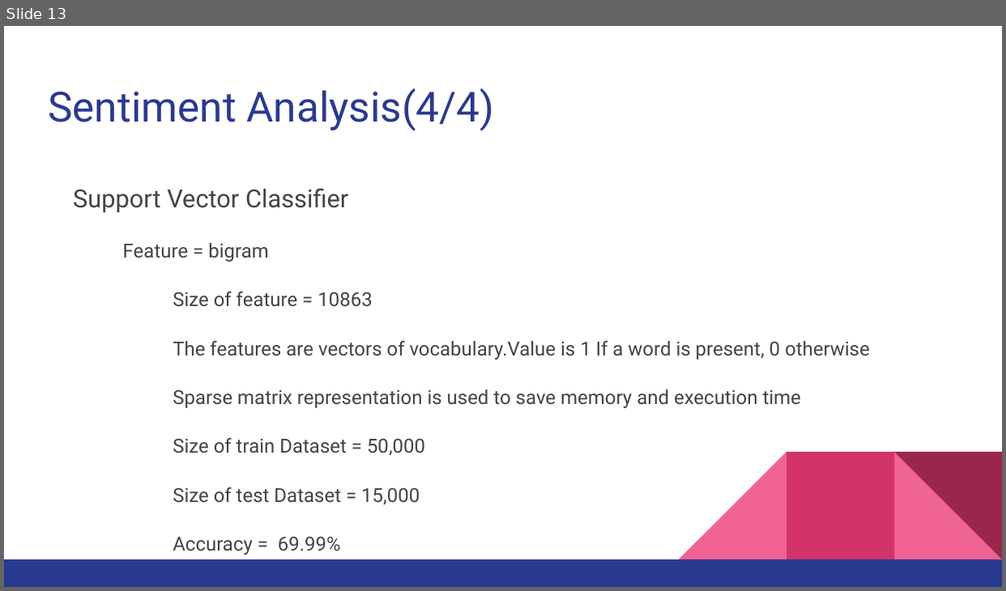
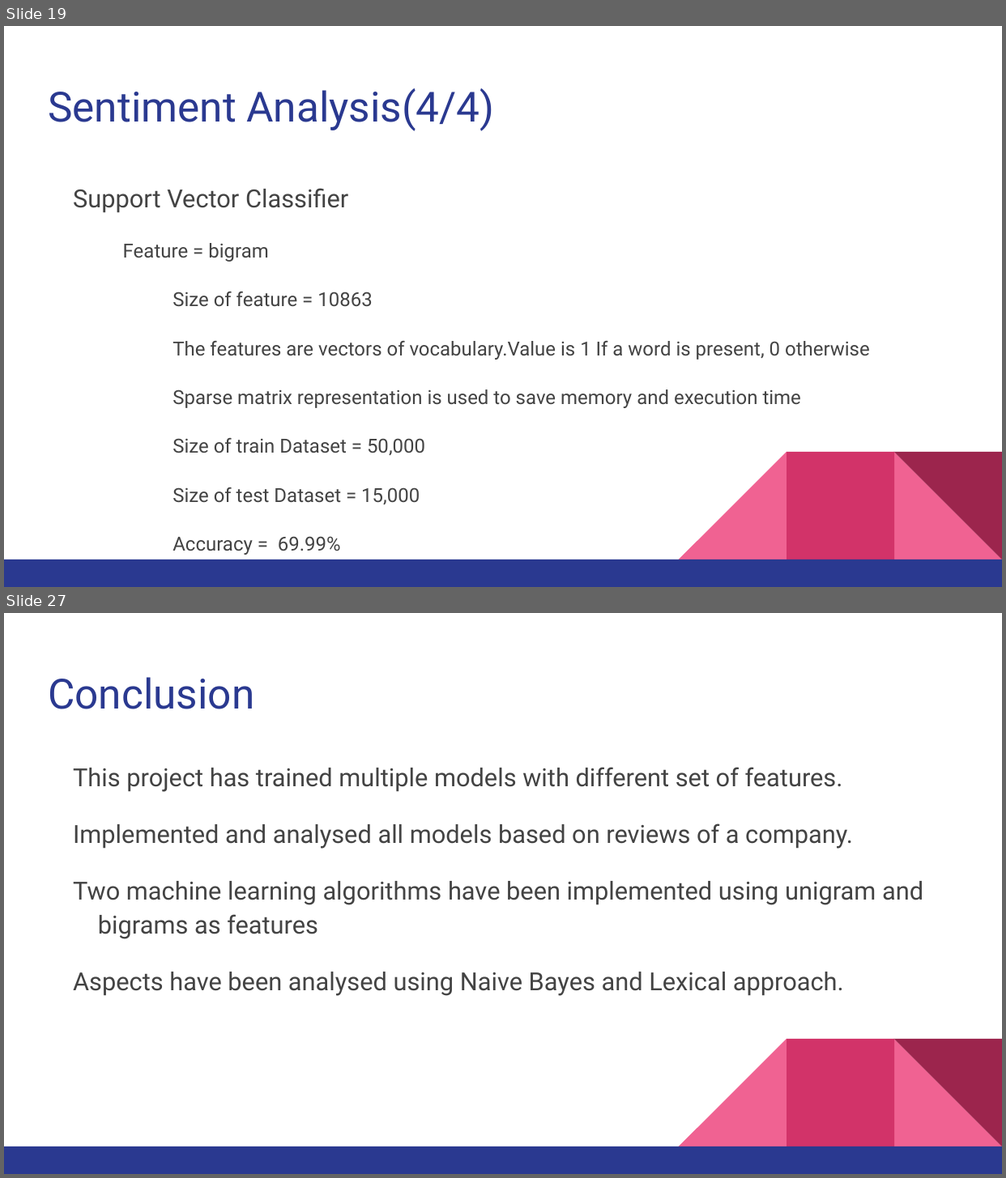
Before and after one commit to pranavshenoy/job_analysis, a slide deck: Presentation/final_presentation.pptx. Shown one above the other, each under a label of ours: slide 13 before the commit, slides 19 and 27 after it; the slides between them are not shown. The pictures are 1006x591 and 1006x1178 pixels, drawn with LibreOffice and Linux fonts; fonts in the diff are those of the drawing. Boxes give left, top, right and bottom in pixels: in the first picture for what was removed or moved away, otherwise in the second. Text is boxed around its words. In the diff, an @@ line names an element or a change of style, - is before the commit and + after.

```diff
--- a/Presentation/final_presentation.pptx
+++ b/Presentation/final_presentation.pptx
@@ slide 27 added at [4,613,1002,1174], background #FFFFFF; not listed: 5 template elements that a slide beside it also shows @@
@@ title added at [48,677,254,709], 30 pt, text #2A3990 @@
+Conclusion
@@ text added at [73,767,923,996], 18 pt, text #434343 @@
+This project has trained multiple models with different set of features.
+Implemented and analysed all models based on reviews of a company.
+Two machine learning algorithms have been implemented using unigram and bigrams as features
+Aspects have been analysed using Naive Bayes and Lexical approach.
@@ what was slide 13 is now slide 19 @@
```
Also in this commit, not shown: 5 slides changed, 14 other slides added, 1 slide removed, 12 other files.
